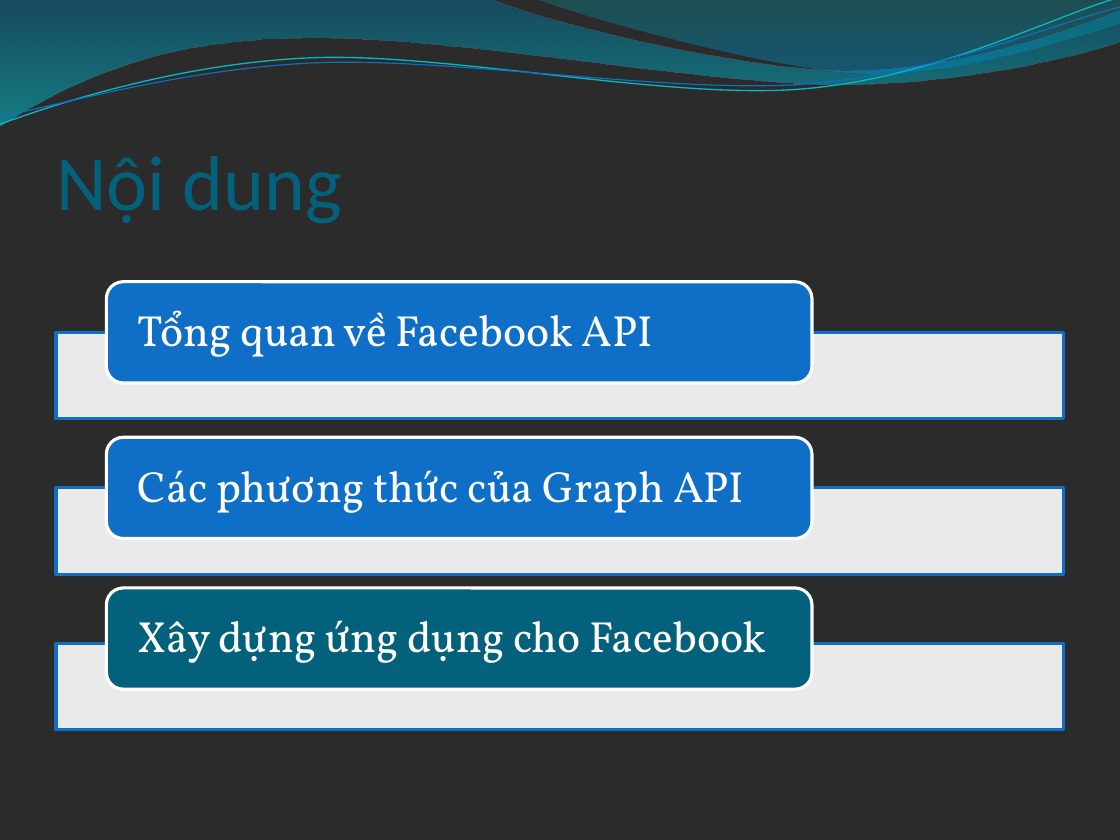
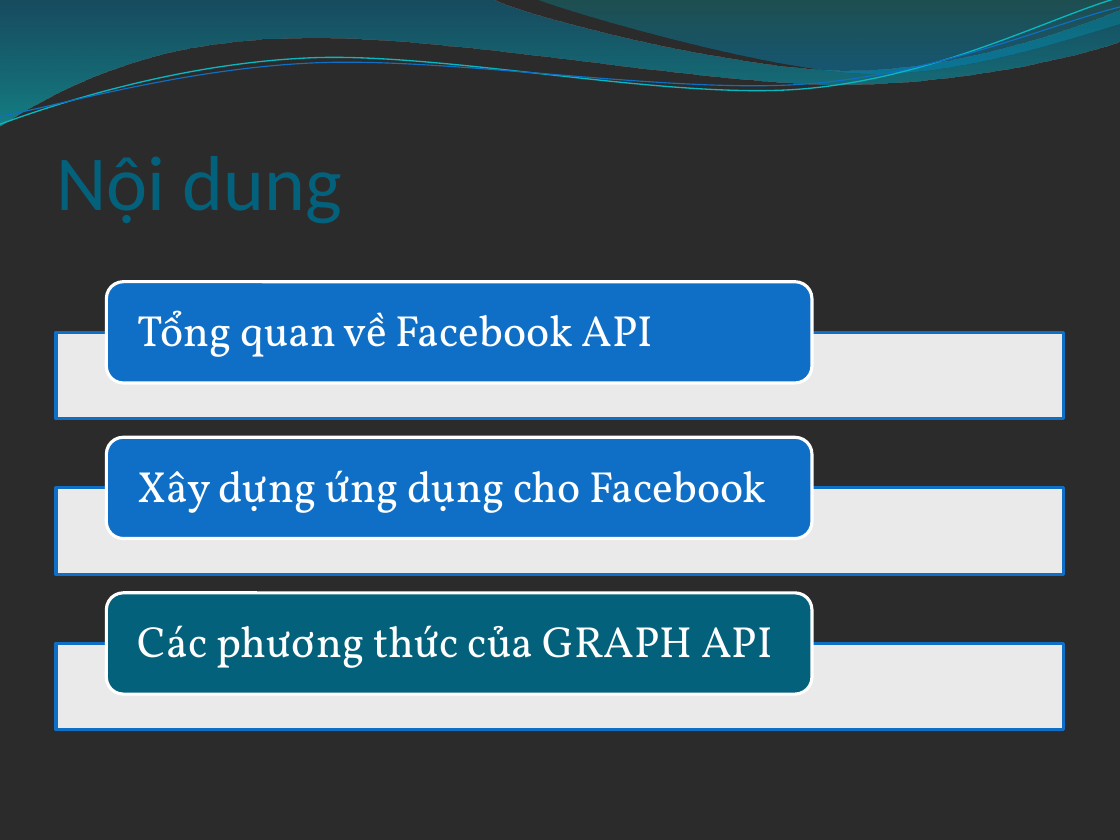
Before and after one commit to tuankit/web-api-project, a slide deck: slide 17 of 0912397_0912403_0912409_FacebookAPI_10/Slide/Facebook API.pptx (slide 16 before the commit). Drawn at 1120x840 pixels with LibreOffice and Linux fonts; fonts in the diff are those of the drawing; background and template pictures are left out; a plain dark background stands for a picture behind light text. Boxes give left, top, right and bottom in pixels: in the first picture for what was removed or moved away, otherwise in the second. Text is boxed around its words. In the diff, an @@ line names an element or a change of style, - is before the commit and + after.

```diff
--- a/0912397_0912403_0912409_FacebookAPI_10/Slide/Facebook API.pptx
+++ b/0912397_0912403_0912409_FacebookAPI_10/Slide/Facebook API.pptx
@@ text "Xây dựng ứng dụng cho ...": place and size @@
-text "Xây dựng ứng dụng cho ..." at [138,620,766,663]
+text "Xây dựng ứng dụng cho ..." at [138,470,766,513]
@@ rounded rectangle: place and size @@
-rounded rectangle at [106,588,812,689]
+rounded rectangle at [106,592,812,693]
@@ text at [138,625,772,668]: text changed @@
-Các phương thức của Graph API
+Các phương thức của GRAPH API
```
Also in this commit, not shown: 4 other slides changed, 3 slides added, 2 other files.
